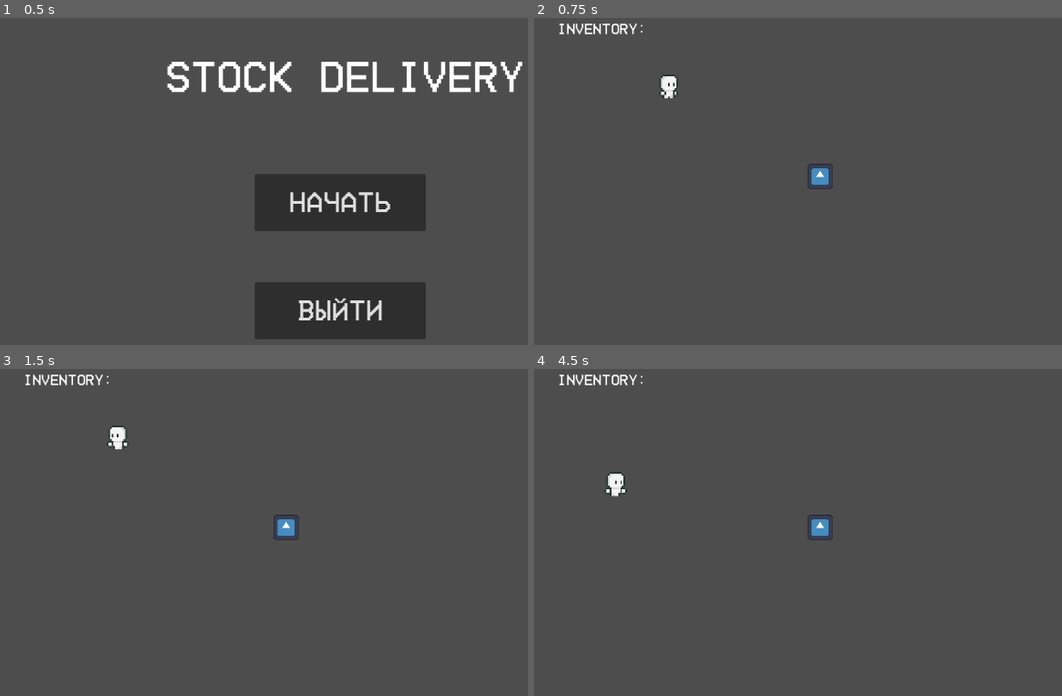
Above: before the commit, frames 1-4 (two rows, left to right).
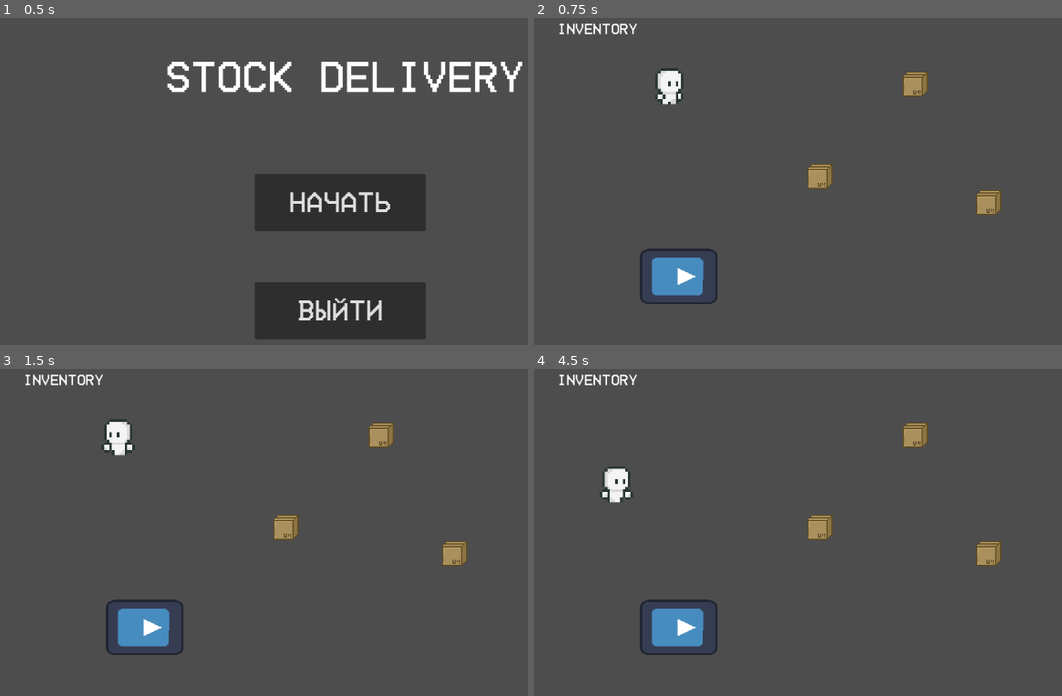
Above: after the commit, the same moments.

Repository: forniiq/stock-delivery
Game: Godot game, scene res://Scene/main_menu.tscn
Same seed, same stepped clock (60 frames per second), same inputs: the game is played once before the commit and once after it. The engine's default icon, where the game draws it, is replaced by a stand-in: a white triangle on a blue panel in a dark square.
Inputs:
- Up to frame 1 (0.5 s): no input
- Up to frame 2 (0.75 s): click "Начать" at 0.5 s
- Up to frame 3 (1.5 s): tap Enter at 1.25 s; hold A (A) from 1.28 s (still down)
- Up to frame 4 (4.5 s): tap D (D) at 1.55, 2.1 s; release A (A) at 2.03 s; tap E (E) at 2.3, 2.85 s; tap Space at 2.75 s; hold S (S) 2.78-3.53 s; tap S (S) at 3.6 s; tap W (W) at 3.8 s; tap Enter at 4.25 s; hold W (W) from 4.28 s (still down)

Frame 1 is identical in both runs. In frame 2, 2.9% of the frame differs, in the area x 20-89%, y 1-88%; in frame 3, 3.0%, in the area x 19-89%, y 1-88%; in frame 4, 3.0%.

Commit message:
возможность садится в машину

Diff:
--- a/Player/player_1/Player_1.gd
+++ b/Player/player_1/Player_1.gd
@@ -1,23 +1,27 @@
 extends CharacterBody2D
 
-@export var speed = 150
-@export var run_speed = 250
-@onready var anim = "idle_r"
-@onready var animate = $AnimatedSprite2D
-@export var inventory = ""
-@export var inventory_size = 1
+@export var speed = 150 #Скорость
+@export var run_speed = 250 #Скорость бега
+@onready var anim = "idle_r" #Статус анимации
+@onready var animate = $AnimatedSprite2D #Ссылка на анимации
+@export var inventory = "" #Передмет в инвентаре
+@export var inventory_size = 1 #Размер инвентаря
+var controlling = true #Статус управления
+var in_vehicle = false
 
 func _ready():
 	pass
+
 #Действия
 func get_input():
-	velocity = Vector2()
-	var input_direction = Input.get_vector("A","D","W","S")
-	input_direction = input_direction.normalized()
-	if Input.is_action_pressed("shift"):
-		velocity = input_direction * run_speed
-	else:
-		velocity = input_direction * speed
+	if controlling:
+		velocity = Vector2()
+		var input_direction = Input.get_vector("A","D","W","S")
+		input_direction = input_direction.normalized()
+		if Input.is_action_pressed("shift"):
+			velocity = input_direction * run_speed
+		else:
+			velocity = input_direction * speed
 
 #Анимации
 func animation():
@@ -70,7 +74,11 @@
 	animation()
 
 signal interact
+signal seat
 
-func _process(delta):
+func _process(_delta):
 	if Input.is_action_just_pressed("E"):
 		emit_signal("interact")
+
+	if Input.is_action_just_pressed("E"):
+		emit_signal("seat")
--- a/Player/player_1/Player_1.tscn
+++ b/Player/player_1/Player_1.tscn
@@ -322,6 +322,7 @@
 }]
 
 [node name="Player_1" type="CharacterBody2D"]
+scale = Vector2(4.5, 4.5)
 script = ExtResource("1_mmvxh")
 
 [node name="CollisionShape2D" type="CollisionShape2D" parent="."]
--- a/Player/vehicle/vehicle.gd
+++ b/Player/vehicle/vehicle.gd
@@ -10,18 +10,20 @@
 
 # Переменные для движения
 var rotation_velocity = 0
+var controlling = false
 
 func _physics_process(delta):
 	var input_vector = Vector2.ZERO
 
-	if Input.is_action_pressed("S"):
-		input_vector.y -= 1
-	if Input.is_action_pressed("W"):
-		input_vector.y += 1
-	if Input.is_action_pressed("A"):
-		input_vector.x -= 1
-	if Input.is_action_pressed("D"):
-		input_vector.x += 1
+	if controlling:
+		if Input.is_action_pressed("S"):
+			input_vector.y -= 1
+		if Input.is_action_pressed("W"):
+			input_vector.y += 1
+		if Input.is_action_pressed("A"):
+			input_vector.x -= 1
+		if Input.is_action_pressed("D"):
+			input_vector.x += 1
 
 	# Нормализуем вектор ввода
 	input_vector = input_vector.normalized()
@@ -65,3 +67,17 @@
 	# Применяем движение и поворот
 	move_and_slide()
 	rotation += rotation_velocity
+
+
+func _on_interaction_area_body_entered(body):
+	if body.name == "Player_1":
+		body.connect("seat", Callable(self, "_on_seat"))
+
+func _on_seat():
+	var player_1 = $"../Player_1"
+	if player_1 != null:
+		if player_1.inventory == "":
+			player_1.controlling = false
+			player_1.queue_free()
+			player_1.in_vehicle = true
+			controlling = true
--- a/Player/vehicle/vehicle.tscn
+++ b/Player/vehicle/vehicle.tscn
@@ -27,5 +27,8 @@
 [node name="CollisionShape2D" type="CollisionShape2D" parent="InteractionArea"]
 shape = SubResource("RectangleShape2D_jn6dl")
 
+[node name="Marker2D" type="Marker2D" parent="."]
+position = Vector2(24, -80)
+
 [connection signal="body_entered" from="InteractionArea" to="." method="_on_interaction_area_body_entered"]
 [connection signal="body_exited" from="InteractionArea" to="." method="_on_interaction_area_body_exited"]
--- a/Scene/Label.gd
+++ b/Scene/Label.gd
@@ -1,4 +1 @@
 extends Label
-
-func _process(delta):
-	text = "Inventory: " + str($"../Player_1".inventory)
--- /dev/null
+++ b/Scene/world.gd
@@ -0,0 +1,36 @@
+extends Node2D
+
+var box = preload("res://assets/box/box.tscn")
+var player_1 = preload("res://Player/player_1/Player_1.tscn")
+
+func _process(_delta):
+	if Input.is_action_pressed("F"):
+		if_put_box()
+
+	if Input.is_action_pressed("Q"):
+		if_out_seat()
+
+func if_put_box():
+	if $Player_1.inventory == "box":
+		_put_box()
+
+func if_out_seat():
+	if $vehicle.controlling == true:
+		_out_seat()
+
+func _put_box():
+	var boxtemp = box.instantiate()
+	boxtemp.position = $Player_1.position
+	boxtemp.z_index = $Player_1.z_index - 1
+	add_child(boxtemp)
+	$Player_1.inventory = ""
+
+func _out_seat():
+	var player_1temp = player_1.instantiate()
+	var offset = Vector2(0, -90)
+	var new_position = $vehicle.position + offset.rotated($vehicle.rotation)
+	player_1temp.position = new_position
+	add_child(player_1temp)
+	$vehicle.controlling = false
+	$Player_1.controlling = true
+	$Player_1.in_vehicle = false
--- a/Scene/world.tscn
+++ b/Scene/world.tscn
@@ -1,11 +1,14 @@
-[gd_scene load_steps=5 format=3 uid="uid://cuuxld8lqi268"]
+[gd_scene load_steps=7 format=3 uid="uid://cuuxld8lqi268"]
 
+[ext_resource type="Script" path="res://Scene/world.gd" id="1_4trsn"]
 [ext_resource type="PackedScene" uid="uid://biftqseycapea" path="res://Player/player_1/Player_1.tscn" id="1_tk5dl"]
 [ext_resource type="PackedScene" uid="uid://blx5ibyd34ivk" path="res://assets/box/box.tscn" id="2_6m0j1"]
 [ext_resource type="FontFile" uid="uid://bm7e7aaxlijxw" path="res://HomeVideo-Regular.otf" id="3_6iwdf"]
 [ext_resource type="Script" path="res://Scene/Label.gd" id="4_q73tb"]
+[ext_resource type="PackedScene" uid="uid://n5n27ens0s3i" path="res://Player/vehicle/vehicle.tscn" id="6_rlvlb"]
 
 [node name="World" type="Node2D"]
+script = ExtResource("1_4trsn")
 
 [node name="Label" type="Label" parent="."]
 offset_left = 57.0
@@ -20,6 +23,14 @@
 [node name="box" parent="." instance=ExtResource("2_6m0j1")]
 position = Vector2(518, 323)
 
+[node name="box2" parent="." instance=ExtResource("2_6m0j1")]
+position = Vector2(685, 161)
+
+[node name="box3" parent="." instance=ExtResource("2_6m0j1")]
+position = Vector2(814, 369)
+
 [node name="Player_1" parent="." instance=ExtResource("1_tk5dl")]
 position = Vector2(251, 165)
-scale = Vector2(3, 3)
+
+[node name="vehicle" parent="." instance=ExtResource("6_rlvlb")]
+position = Vector2(270, 499)
--- a/assets/box/box.gd
+++ b/assets/box/box.gd
@@ -6,4 +6,6 @@
 
 # Функция для обработки взаимодействия
 func _on_interact():
-	queue_free()
+	if $"../Player_1".inventory == "":
+		$"../Player_1".inventory = "box"
+		queue_free()
--- a/assets/box/box.tscn
+++ b/assets/box/box.tscn
@@ -1,7 +1,7 @@
 [gd_scene load_steps=4 format=3 uid="uid://blx5ibyd34ivk"]
 
-[ext_resource type="Texture2D" uid="uid://dsjadgaarwcm2" path="res://Player/vehicle/icon.svg" id="1_2gmn6"]
 [ext_resource type="Script" path="res://assets/box/box.gd" id="1_eiok0"]
+[ext_resource type="Texture2D" uid="uid://chgta120qvsdi" path="res://assets/box/box.png" id="2_akneb"]
 
 [sub_resource type="RectangleShape2D" id="RectangleShape2D_if0hq"]
 size = Vector2(44, 44)
@@ -10,9 +10,9 @@
 script = ExtResource("1_eiok0")
 
 [node name="Sprite2D" type="Sprite2D" parent="."]
-position = Vector2(-3.8147e-06, -3.8147e-06)
-scale = Vector2(0.34375, 0.34375)
-texture = ExtResource("1_2gmn6")
+position = Vector2(-9.53674e-07, -9.53674e-07)
+scale = Vector2(1.83333, 1.83333)
+texture = ExtResource("2_akneb")
 
 [node name="CollisionShape2D" type="CollisionShape2D" parent="."]
 shape = SubResource("RectangleShape2D_if0hq")
--- a/project.godot
+++ b/project.godot
@@ -58,6 +58,16 @@
 "events": [Object(InputEventKey,"resource_local_to_scene":false,"resource_name":"","device":-1,"window_id":0,"alt_pressed":false,"shift_pressed":false,"ctrl_pressed":false,"meta_pressed":false,"pressed":false,"keycode":0,"physical_keycode":69,"key_label":0,"unicode":101,"echo":false,"script":null)
 ]
 }
+F={
+"deadzone": 0.5,
+"events": [Object(InputEventKey,"resource_local_to_scene":false,"resource_name":"","device":-1,"window_id":0,"alt_pressed":false,"shift_pressed":false,"ctrl_pressed":false,"meta_pressed":false,"pressed":false,"keycode":0,"physical_keycode":70,"key_label":0,"unicode":102,"echo":false,"script":null)
+]
+}
+Q={
+"deadzone": 0.5,
+"events": [Object(InputEventKey,"resource_local_to_scene":false,"resource_name":"","device":-1,"window_id":0,"alt_pressed":false,"shift_pressed":false,"ctrl_pressed":false,"meta_pressed":false,"pressed":false,"keycode":0,"physical_keycode":81,"key_label":0,"unicode":113,"echo":false,"script":null)
+]
+}
 
 [layer_names]
 
Binary file added: assets/box/box.png
Not shown, added: assets/box/box.png.import
